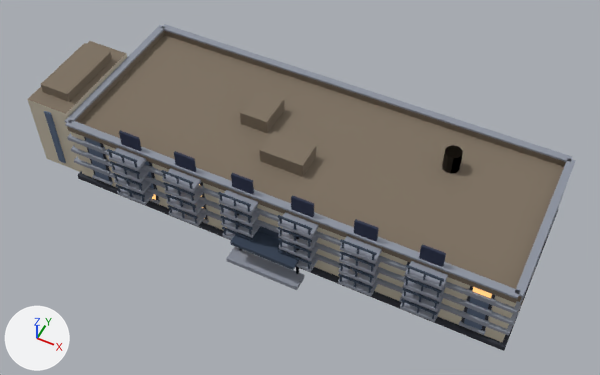
Before and after pictures for a commit that changed the glTF model models/girls-high.glb.
Camera for both pictures: a 50 mm lens placed at (50.9, -108.4, 136.5), pointed at (-0.9, -4.7, 6.9). Arrows for +X, +Y and +Z are at lower left; the lights stay in place. The picture after the commit comes second. Vertices at exactly the same position are counted once.

Before the edit, the objects in view are built like this:
```python
me_mesh_0 = bpy.data.meshes.new('Mesh_0')
me_mesh_0.from_pydata(...)  # 3503 vertices, 5250 faces; spans x -59.0..48.8, y -23.9..18.8, z 0.0..20.5
# faces by material slot: [4902, 348]
me_mesh_0.materials.append(mat_matte)
me_mesh_0.materials.append(mat_glow)
ob_mesh_0 = bpy.data.objects.new('Mesh_0', me_mesh_0)
ob_mesh_0.location = (0.0, 0.0, 0.0)
```
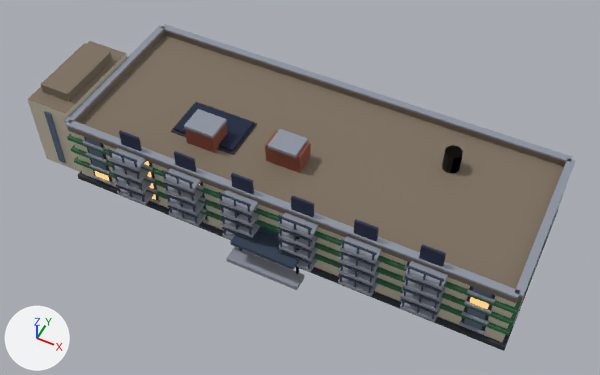
What differs and where, as boxes [x1, y1, x2, y2] in the pictures (600 x 375 px):
part 1 of me_mesh_0, added (brown)
    after: [265, 130, 310, 173]
part 2 of me_mesh_0, added
    after: [268, 129, 308, 158]
part 3 of me_mesh_0, added (brown)
    after: [185, 123, 227, 153]
part 4 of me_mesh_0, added
    after: [184, 109, 227, 139]
part 5 of me_mesh_0, added (blue)
    after: [174, 102, 254, 152]
part 6 of me_mesh_0, added
    after: [171, 102, 257, 155]
part 7 of me_mesh_0, deleted (brown)
    before: [260, 131, 316, 177]
part 8 of me_mesh_0, deleted (brown)
    before: [240, 90, 284, 133]
part 9 of me_mesh_0, recoloured
    both: [67, 133, 534, 336]
part 10 of me_mesh_0, recoloured
    both: [95, 161, 489, 309]
part 11 of me_mesh_0, recoloured
    both: [201, 196, 492, 298]

The change in detail:
me_mesh_0 is used by ob_mesh_0; location (0.0, 0.0, 0.0).
me_mesh_0 had 3503 vertices, 5250 faces and spanned x -59.0..48.8, y -23.9..18.8, z 0.0..20.5.
me_mesh_0 now has 3535 vertices, 5298 faces and spans x -59.0..48.8, y -23.9..18.8, z 0.0..20.5.
me_mesh_0 part 1: a new loose piece, a box spanning x -7.1..0.6, y -7.8..-3.1, z 15.0..19.4, in mat_matte.
me_mesh_0 part 2: a new loose piece, a box spanning x -6.36..-0.11, y -8.05..-2.81, z 19.25..19.95, in mat_matte.
me_mesh_0 part 3: a new loose piece, a box spanning x -23.9..-17.4, y -10.5..-5.3, z 15.0..19.4, in mat_matte.
me_mesh_0 part 4: a new loose piece, a box spanning x -24.03..-17.29, y -10.7..-5.16, z 19.25..19.95, in mat_matte.
me_mesh_0 part 5: a new loose piece, a box spanning x -28.12..-14.12, y -8.82..0.18, z 15.1..15.9, in mat_matte.
me_mesh_0 part 6: a new loose piece, a box spanning x -28.62..-13.62, y -9.32..0.68, z 15.0..15.3, in mat_matte.
me_mesh_0 part 7: the loose piece of 8 vertices spanning x -8.0..1.5, y -8.5..-2.4, z 15.0..18.2 is deleted.
me_mesh_0 part 8: the loose piece of 8 vertices spanning x -16.8..-10.5, y -0.7..7.1, z 15.0..18.2 is deleted.
me_mesh_0 part 9: 516 kept faces spanning x -48.7..48.7, y -18.7..18.7, z 3.0..15.3 get new vertex colours.
me_mesh_0 part 10: 240 faces spanning x -43.7..48.5, y -18.5..18.5, z 3.0..15.3 switch from mat_matte to mat_glow.
me_mesh_0 part 11: 240 faces spanning x -48.5..48.5, y -18.5..18.5, z 3.0..15.3 switch from mat_glow to mat_matte.
